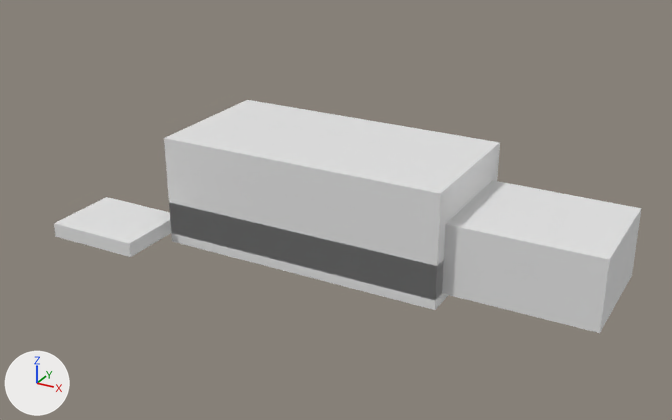
One commit to the glTF model assets/models/thr_6a714fd9b6ce445584bb_llm_stage4.glb: the scene before it, then after it.
Before and after are seen from a 50 mm lens placed at (42.9, -76.9, 41.5), pointed at (1.4, -1.5, 3.8). Every picture has the same lights, and +X, +Y and +Z are marked at lower left. The picture after the commit comes second. Where no turn or scale is listed for an object, it has been applied to the vertices.

In view in the first picture: 'debris_yard', 'floor1_remain', 'foundation', 'gym_wing', 'main_building'.
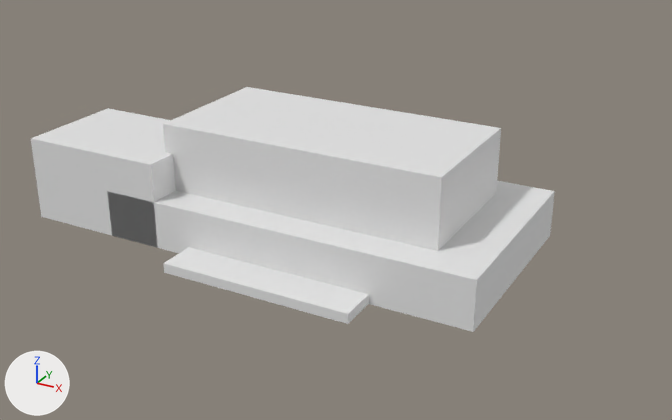
Location of each change, [x1, y1, x2, y2] in pixels of the pictures (672 x 420 px):
'main_building', rescaled: before [164, 100, 500, 301]; after [163, 87, 501, 251]
'gym_wing', moved, rescaled: before [442, 180, 642, 333]; after [31, 108, 176, 247]
'temp_fence', added: after [107, 180, 555, 332]
'floor1_remain', deleted: before [169, 202, 444, 300]
'demolition_yard', added: after [163, 247, 369, 324]
'debris_yard', deleted: before [54, 197, 171, 257]
'foundation', unchanged, covered by the edit: before [171, 233, 448, 310]

The change in detail:
me_main_building is used by ob_main_building; location (0.0, 0.0, 0.0).
me_main_building had 8 vertices, 12 faces and spanned x -15.0..15.0, y -7.5..7.5, z 0.0..10.5.
me_main_building now has 8 vertices, 12 faces and spans x -15.0..15.0, y -7.5..7.5, z 0.0..12.0.
me_main_building part 1: the whole mesh is scaled about the mesh origin by (1, 1, 1.14).
me_gym_wing is used by ob_gym_wing; location (0.0, 0.0, 0.0).
me_gym_wing had 8 vertices, 12 faces and spanned x 14.5..29.5, y -6.0..6.0, z 0.0..7.0.
me_gym_wing now has 8 vertices, 12 faces and spans x -30.0..-14.0, y -11.0..1.0, z 0.0..9.0.
me_gym_wing part 2: the whole mesh is scaled about its middle by (1.07, 1, 1.29), then moved by (-44.0, -5.0, 1.0).
Mesh me_demolition_yard is new.
It is a box spanning x -10.0..10.0, y -15.0..-9.0, z 0.0..1.0.
Mesh me_temp_fence is new.
It is a box spanning x -20.0..20.0, y -11.0..11.0, z 0.0..5.0.
Object 'floor1_remain' (ob_floor1_remain) is deleted.
Object 'debris_yard' (ob_debris_yard) is deleted.
Object 'demolition_yard' (ob_demolition_yard) is new; it shows me_demolition_yard.
Its location is (0.0, 0.0, 0.0).
Object 'temp_fence' (ob_temp_fence) is new; it shows me_temp_fence.
Its location is (0.0, 0.0, 0.0).
